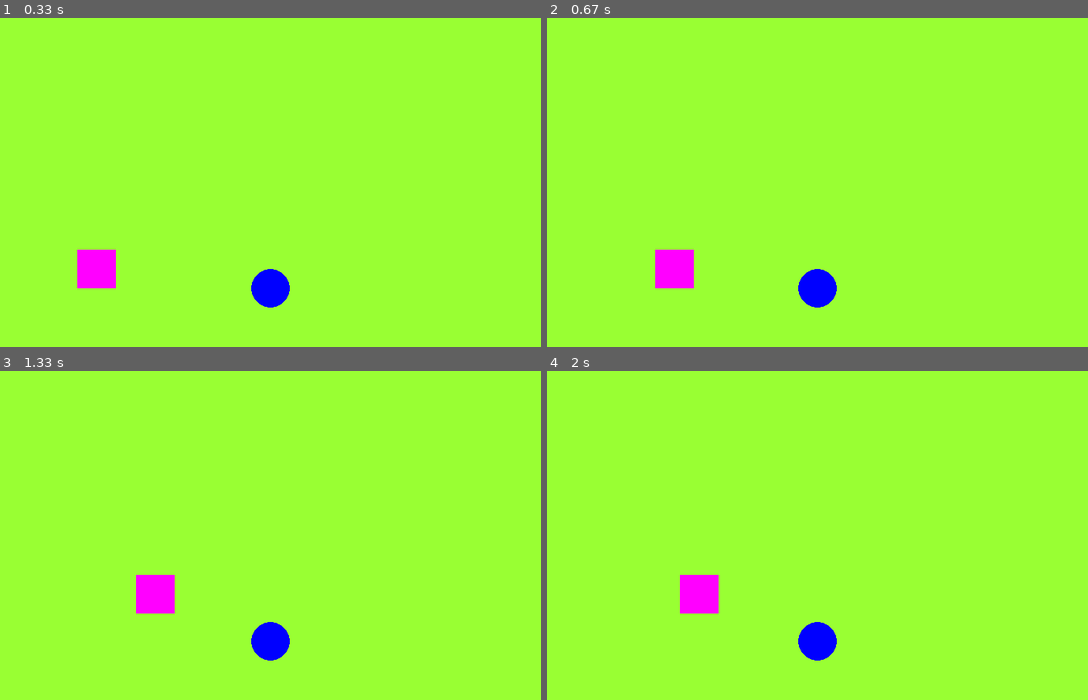
Above: before the commit, frames 1-4 (two rows, left to right).
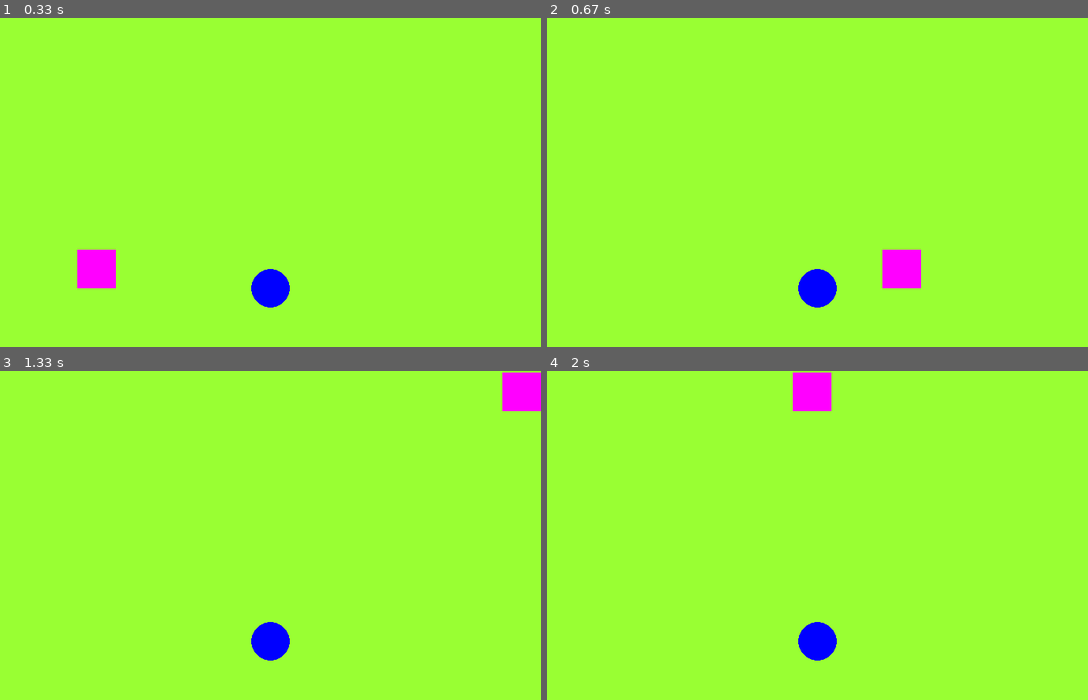
Above: after the commit, the same moments.

Repository: fagelmans24/AfternoonGameDesign
Game: pygame game, started from pygameFiles/images/mvePygame.py
Two runs of this game, one before a commit and one after it. Both use one fixed random seed, a clock stepped at 60 frames per second and the inputs below.
Inputs:
- Up to frame 1 (0.33 s): no input
- Up to frame 2 (0.67 s): hold Right from 0.33 s (still down)
- Up to frame 3 (1.33 s): release Right at 0.8 s; hold Up 0.83-1.13 s; hold Right from 1.17 s (still down)
- Up to frame 4 (2 s): release Right at 1.63 s; hold Left from 1.67 s (still down)

Frame 1 is identical in both runs. In frame 2, 1.7% of the frame differs, in the area x 20-70%, y 70-83%; in frame 3, 1.7%; in frame 4, 1.7%.

Commit message:
Tech With Time pyGame

Diff:
--- /dev/null
+++ b/pygameFiles/images/movingImages.py
@@ -0,0 +1,90 @@
+#Susie Fagelman
+import pygame
+pygame.init()
+
+win = pygame.display.set_mode((500,480))
+
+pygame.display.set_caption("First Game")
+
+walkRight = [pygame.image.load('pygameFiles/images/Game/R1.png'), pygame.image.load('pygameFiles/images/Game/R2.png'), pygame.image.load('pygameFiles/images/Game/R3.png'), pygame.image.load('pygameFiles/images/Game/R4.png'), pygame.image.load('pygameFiles/images/Game/R5.png'), pygame.image.load('pygameFiles/images/Game/R6.png'), pygame.image.load('pygameFiles/images/Game/R7.png'), pygame.image.load('pygameFiles/images/Game/R8.png'), pygame.image.load('pygameFiles/images/Game/R9.png')]
+walkLeft = [pygame.image.load('pygameFiles/images/Game/L1.png'), pygame.image.load('pygameFiles/images/Game/L2.png'), pygame.image.load('pygameFiles/images/Game/L3.png'), pygame.image.load('pygameFiles/images/Game/L4.png'), pygame.image.load('pygameFiles/images/Game/L5.png'), pygame.image.load('pygameFiles/images/Game/L6.png'), pygame.image.load('pygameFiles/images/Game/L7.png'), pygame.image.load('pygameFiles/images/Game/L8.png'), pygame.image.load('pygameFiles/images/Game/L9.png')]
+bg = pygame.image.load('pygameFiles/images/Game/bg.jpg')
+char = pygame.image.load('pygameFiles/images/Game/standing.png')
+
+clock = pygame.time.Clock()
+
+x = 50
+y = 400
+width = 64
+height = 64
+vel = 5
+isJump = False
+jumpCount = 10
+left = False
+right = False
+walkCount = 0
+
+
+def redrawGameWindow():
+    global walkCount
+    win.blit(bg, (0,0))
+
+    if walkCount + 1 >= 27:
+        walkCount = 0
+
+    if left:
+        win.blit(walkLeft[walkCount//3], (x,y))
+        walkCount += 1
+    elif right:
+        win.blit(walkRight[walkCount//3], (x,y))
+        walkCount +=1
+    else:
+        win.blit(char, (x,y))
+
+    pygame.display.update()
+
+
+#mainloop
+run = True
+while run:
+    clock.tick(27)
+
+    for event in pygame.event.get():
+        if event.type == pygame.QUIT:
+            run = False
+
+    keys = pygame.key.get_pressed()
+
+    if keys[pygame.K_LEFT] and x > vel:
+        x -= vel
+        left = True
+        right = False
+    elif keys[pygame.K_RIGHT] and x < 500 - width - vel:
+        x += vel
+        right = True
+        left = False
+    else:
+        right = False
+        left = False
+        walkCount = 0
+
+    if not(isJump):
+        if keys[pygame.K_SPACE]:
+            isJump = True
+            right = False
+            left = False
+            walkCount = 0
+    else:
+        if jumpCount >= -10:
+            neg = 1
+            if jumpCount < 0:
+                neg = -1
+            y -= (jumpCount ** 2) * 0.5 * neg
+            jumpCount -= 1
+        else:
+            isJump = False
+            jumpCount = 10
+
+    redrawGameWindow()
+
+pygame.quit()
--- a/pygameFiles/images/mvePygame.py
+++ b/pygameFiles/images/mvePygame.py
@@ -58,3 +58,4 @@
     #circle(surface, color, center, radius)
     pygame.draw.circle(screen, circleClr, (cx,cy), rad)
     pygame.display.update()
+    pygame.time.delay(2)
Binary file added: pygameFiles/images/Game/L1.png
Binary file added: pygameFiles/images/Game/L10E.png
Binary file added: pygameFiles/images/Game/L11E.png
Binary file added: pygameFiles/images/Game/L1E.png
Binary file added: pygameFiles/images/Game/L2.png
Binary file added: pygameFiles/images/Game/L2E.png
Binary file added: pygameFiles/images/Game/L3.png
Binary file added: pygameFiles/images/Game/L3E.png
Binary file added: pygameFiles/images/Game/L4.png
Binary file added: pygameFiles/images/Game/L4E.png
Binary file added: pygameFiles/images/Game/L5.png
Binary file added: pygameFiles/images/Game/L5E.png
(and 35 more such lines)
